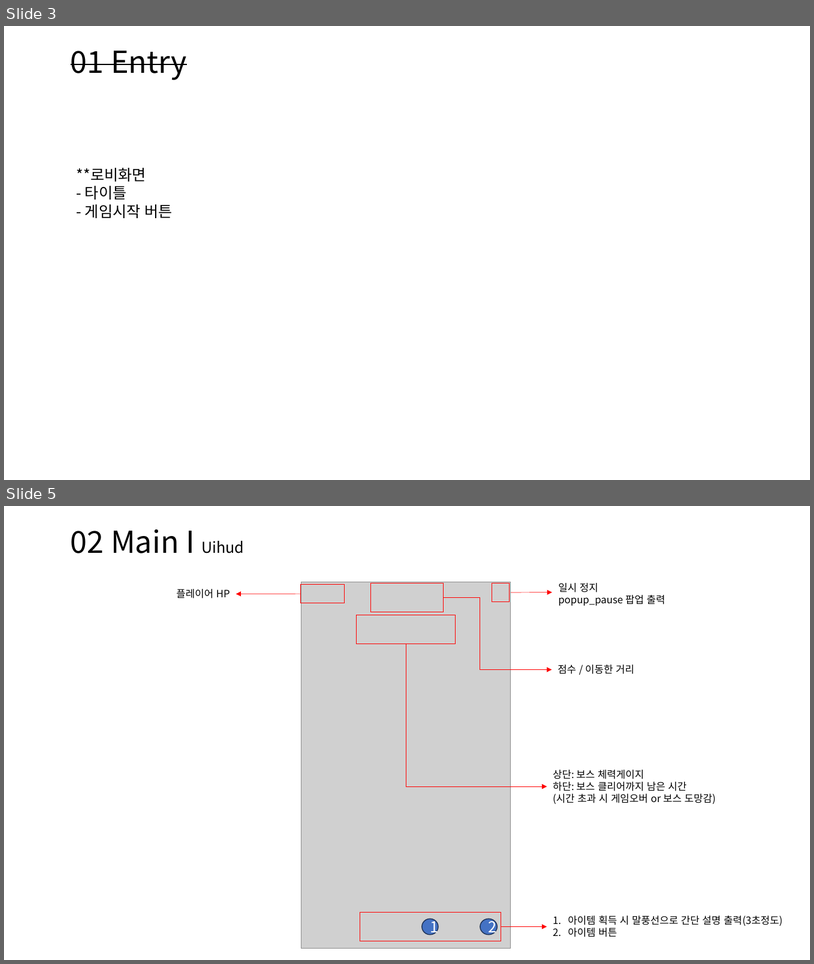
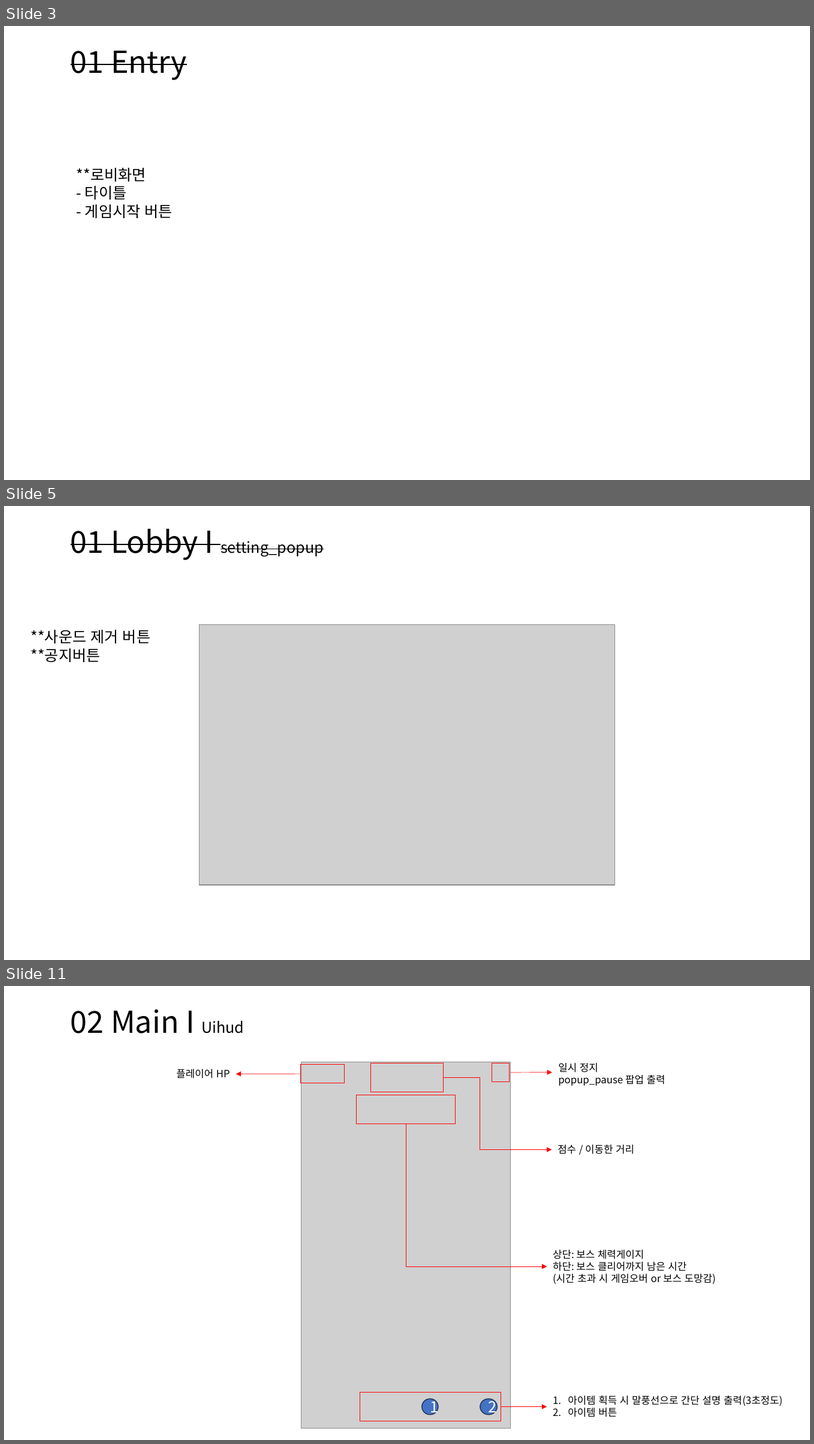
Before and after one commit to scorchLand/kci, a slide deck: 기획서/용사트럭 UI.pptx. Shown one above the other, each under a label of ours: slides 3 and 5 before the commit, slides 3, 5 and 11 after it; the slides between them are not shown. The pictures are 814x964 and 814x1444 pixels, drawn with LibreOffice and Linux fonts; fonts in the diff are those of the drawing; grey boxes stand for pictures. Boxes give left, top, right and bottom in pixels: in the first picture for what was removed or moved away, otherwise in the second. Text is boxed around its words. In the diff, an @@ line names an element or a change of style, - is before the commit and + after.

```diff
--- a/기획서/용사트럭 UI.pptx
+++ b/기획서/용사트럭 UI.pptx
@@ slide 5 added at (x1=4, y1=506, x2=810, y2=960), background #FFFFFF @@
@@ text added at (x1=71, y1=529, x2=324, y2=560), 18 pt, text #000000, strikethrough @@
+01 Lobby I setting_popup
@@ text added at (x1=30, y1=630, x2=150, y2=662), 18 pt, text #000000 @@
+**사운드 제거 버튼
+**공지버튼
@@ picture added at (x1=200, y1=625, x2=615, y2=885) @@
@@ what was slide 5 is now slide 11 @@
```
Also in this commit, not shown: 2 slides changed, 5 other slides added, 1 other file.
